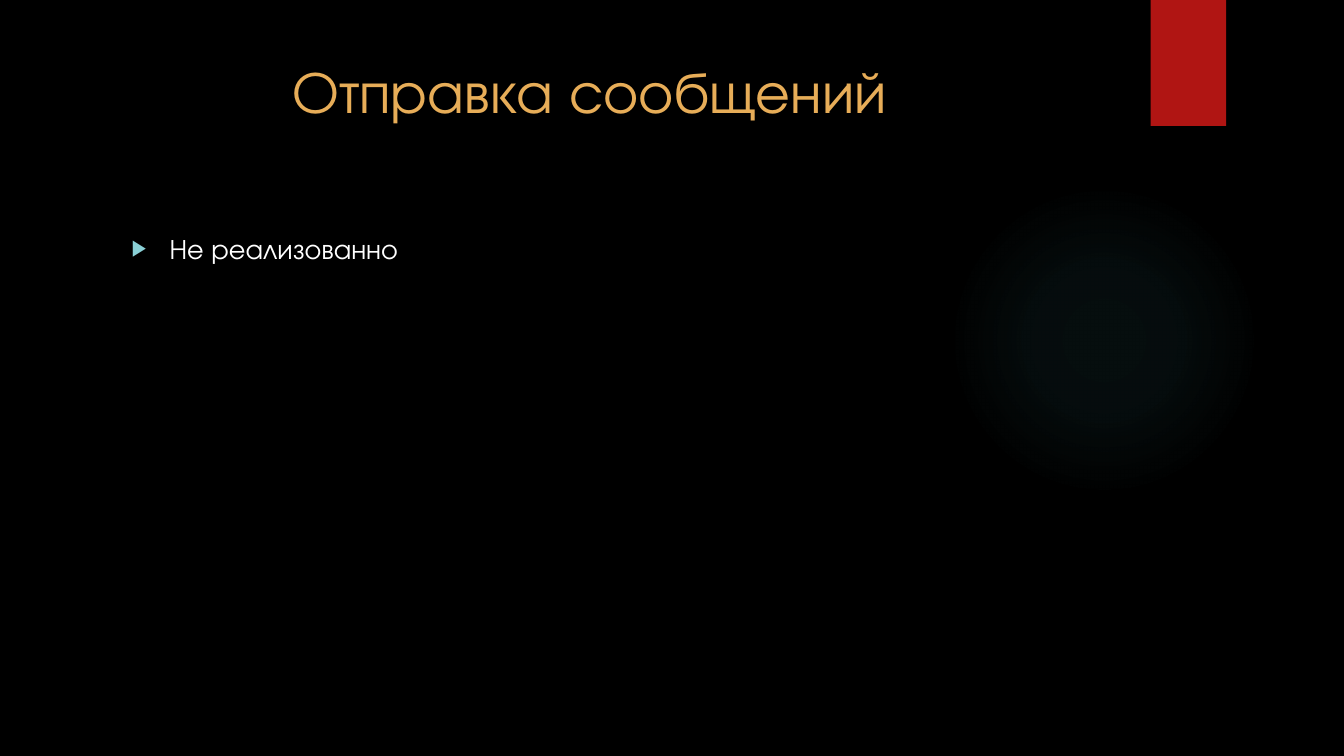
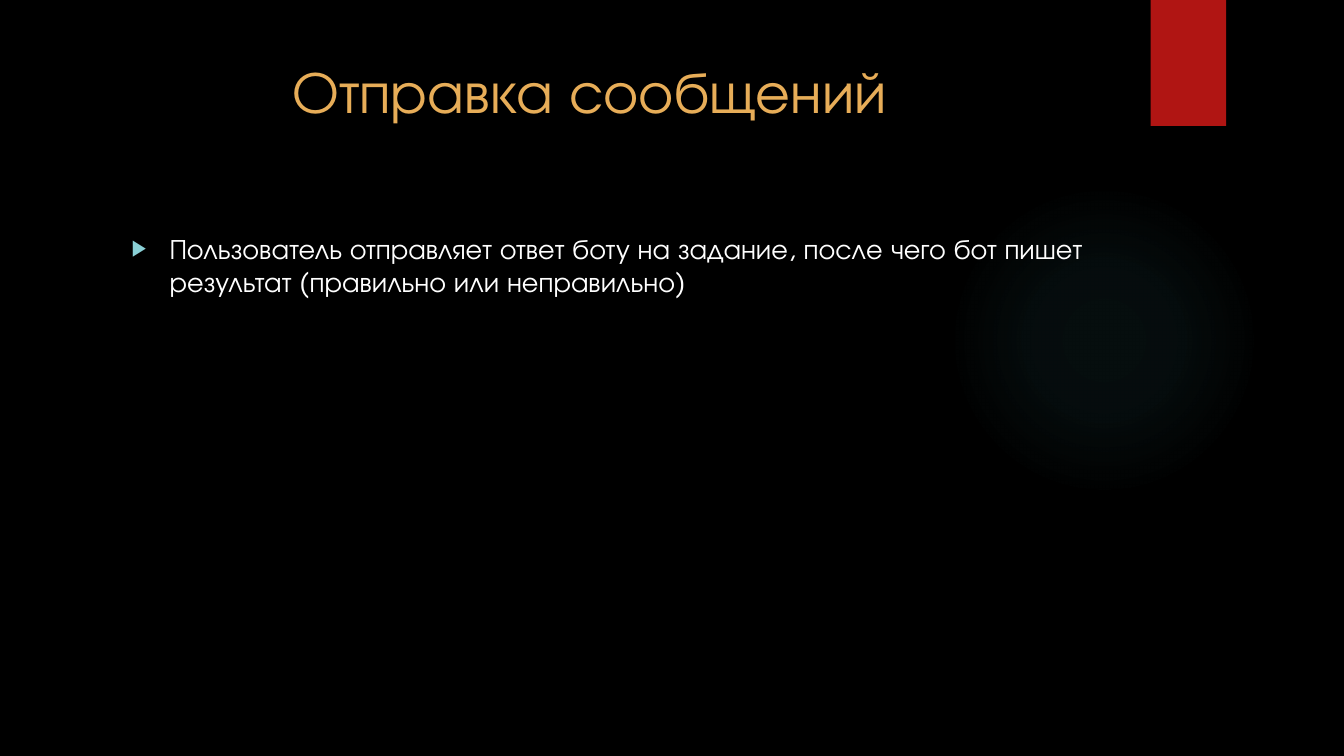
Before and after one commit to ArseniyChaldaev/EzEng, a slide deck: slide 8 of docs/Telegram-бот.pptx (slide 7 before the commit). Drawn at 1344x756 pixels with LibreOffice and Linux fonts; fonts in the diff are those of the drawing; background and template pictures are left out. Boxes give left, top, right and bottom in pixels: in the first picture for what was removed or moved away, otherwise in the second. Text is boxed around its words. In the diff, an @@ line names an element or a change of style, - is before the commit and + after.

```diff
--- a/docs/Telegram-бот.pptx
+++ b/docs/Telegram-бот.pptx
@@ text at bbox=[170, 240, 1083, 297]: text changed @@
-▶ Не реализованно
+▶ Пользователь отправляет ответ боту на задание, после чего бот пишет результат (правильно или неправильно)
```
Also in this commit, not shown: 2 other slides changed, 3 slides added, 2 other files.
